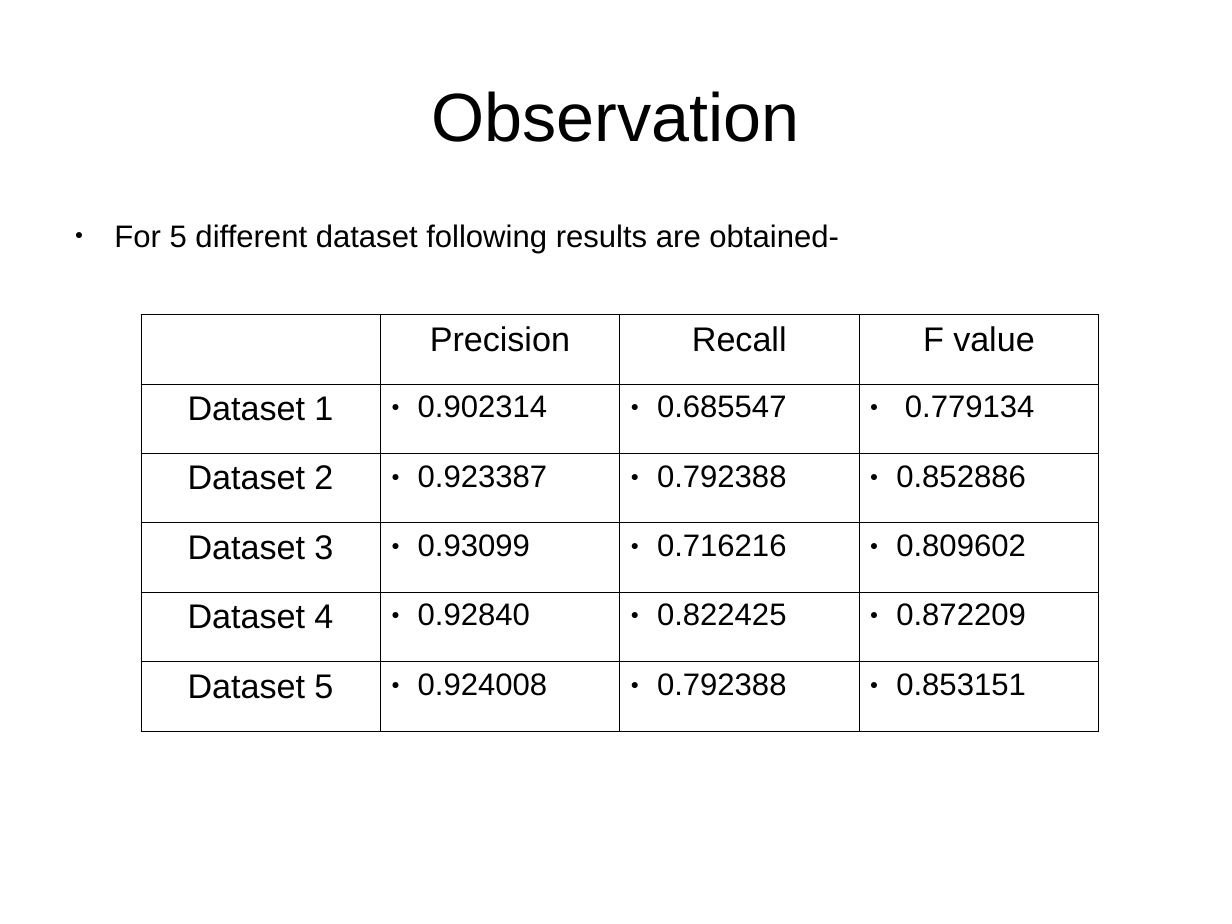
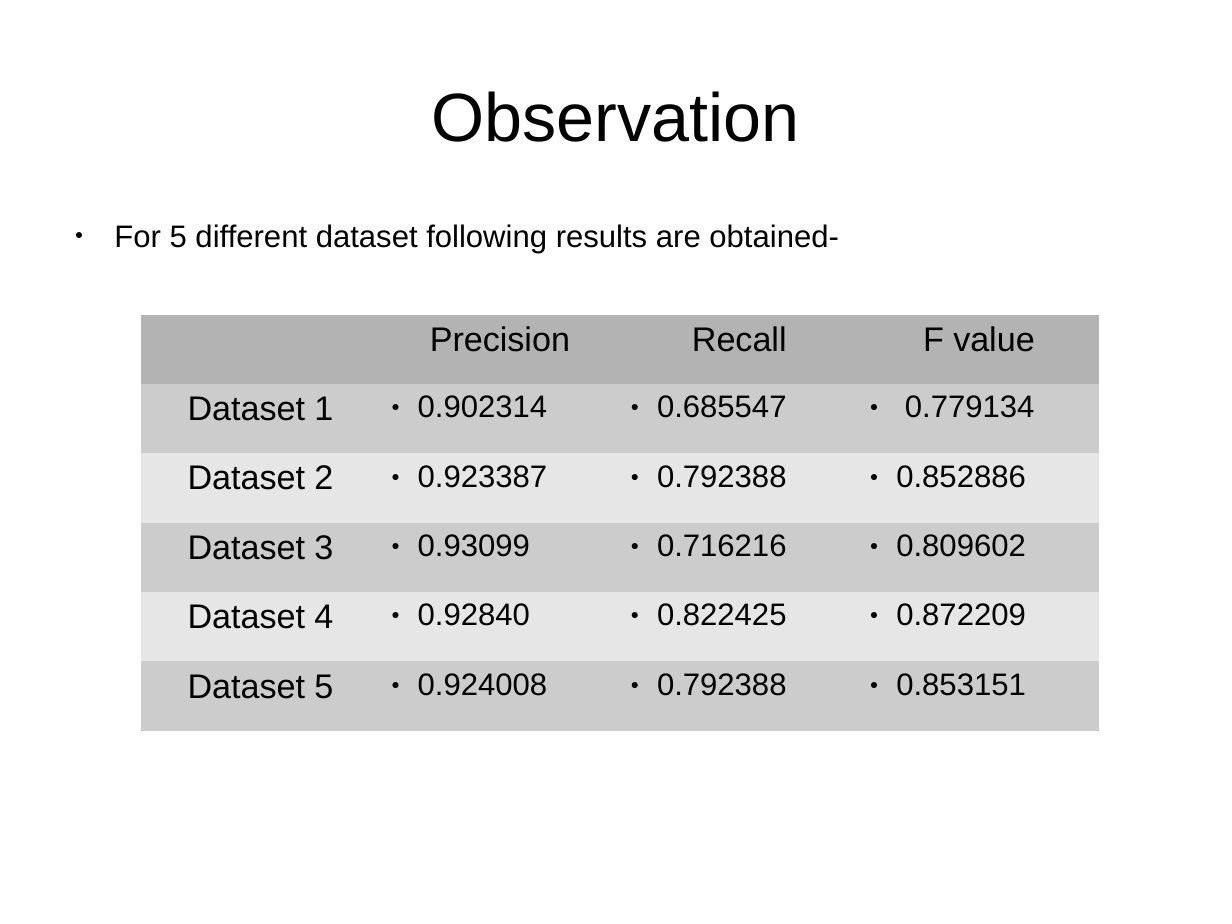
Before and after one commit to mangalaman93/hmm, a slide deck: slide 4 of doc/hmm.odp (slide 7 before the commit). Drawn at 1232x924 pixels with LibreOffice and Linux fonts; fonts in the diff are those of the drawing. Boxes give left, top, right and bottom in pixels: in the first picture for what was removed or moved away, otherwise in the second. Text is boxed around its words. In the diff, an @@ line names an element or a change of style, - is before the commit and + after.

```diff
--- a/doc/hmm.odp
+++ b/doc/hmm.odp
@@ table at box(141, 314, 1099, 731) @@
@@ fill none to #B3B3B3 in 3 cells @@
@@ fill none to #CCCCCC in 12 cells @@
@@ fill none to #E6E6E6 in 8 cells @@
@@ borders changed @@
```
Also in this commit, not shown: 2 other slides changed, 11 slides added, 4 other files.
